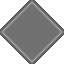
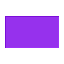
Two versions of the same layered image (64x64). Layer-by-layer changes:
added layer "textButtonDown" above "textButtonUp" over 5, 16, 59, 48
hid "vacia #2", moved it into group "agregarCalle", painted on it over 1, 1, 63, 63
hid "vacia #3", painted on it over 0, 0, 64, 64
renamed "vacia #1" to "Up", hid it, painted on it over 0, 0, 64, 64
